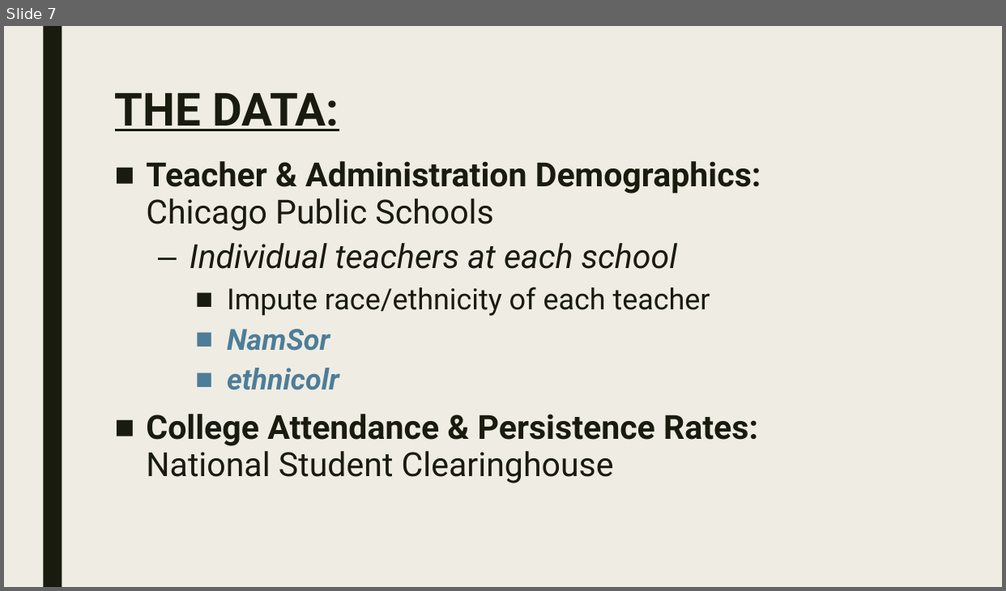
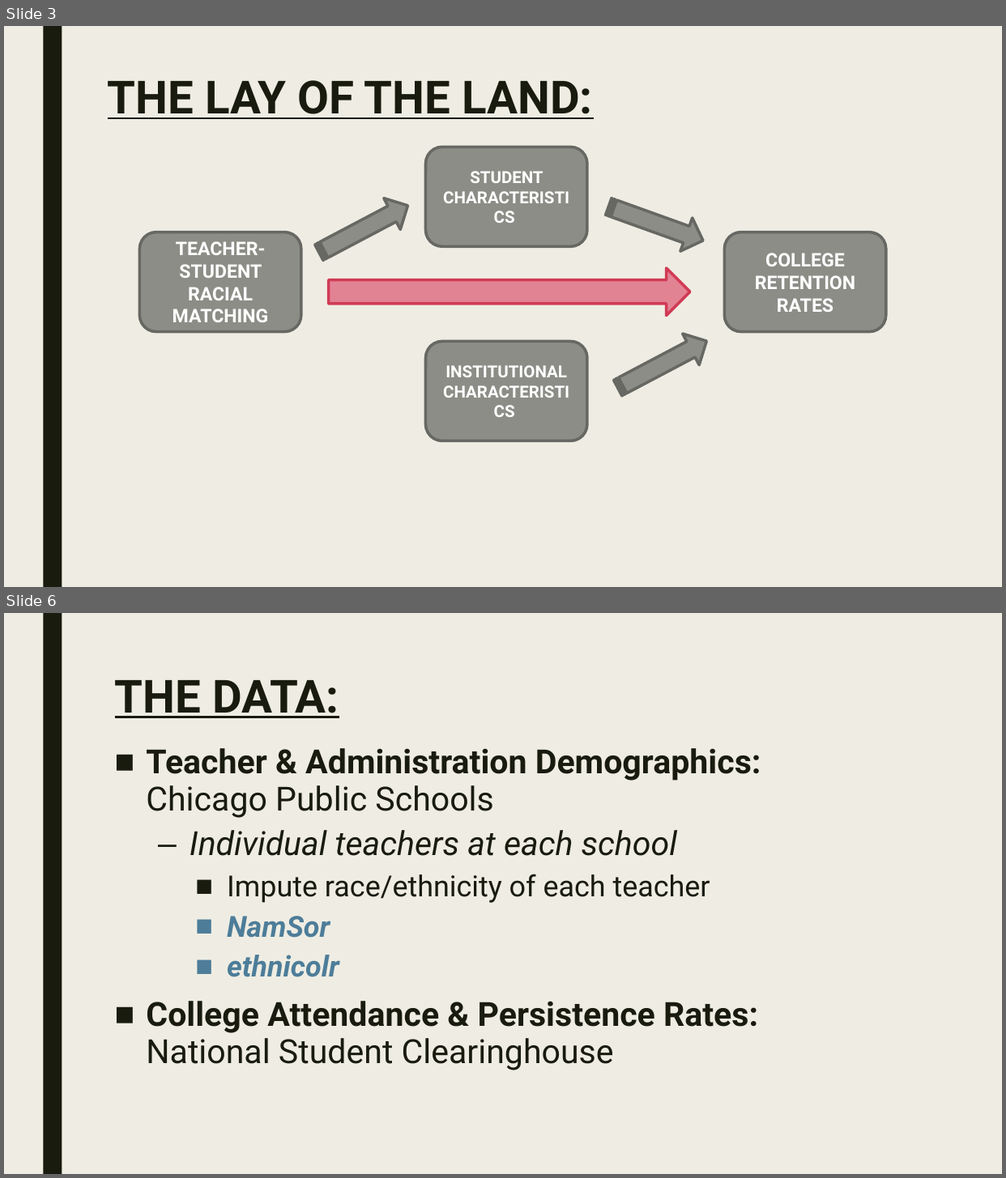
Before and after one commit to Sun-Kev/MACS30200proj, a slide deck: Proposal/proposal_slides.pptx. Shown one above the other, each under a label of ours: slide 7 before the commit, slides 3 and 6 after it; the slides between them are not shown. The pictures are 1006x591 and 1006x1178 pixels, drawn with LibreOffice and Linux fonts; fonts in the diff are those of the drawing. Boxes give left, top, right and bottom in pixels: in the first picture for what was removed or moved away, otherwise in the second. Text is boxed around its words. In the diff, an @@ line names an element or a change of style, - is before the commit and + after.

```diff
--- a/Proposal/proposal_slides.pptx
+++ b/Proposal/proposal_slides.pptx
@@ slide 3 added at (4, 26, 1002, 587), background #EFEDE3; not listed: 1 template element that a slide beside it also shows @@
@@ title added at (108, 80, 593, 119), 44 pt, text #191B0E, bold, underline @@
+THE LAY OF THE LAND:
@@ rounded rectangle added at (425, 148, 587, 247), fill #8C8D86, outline #686863 2.75 pt, 16 pt, text #FFFFFF, bold @@
+STUDENT CHARACTERISTICS
@@ striped right arrow added at (311, 190, 416, 268), fill #8C8D86, outline #686863 2.75 pt @@
@@ striped right arrow added at (603, 190, 710, 257), fill #8C8D86, outline #686863 2.75 pt @@
@@ rounded rectangle added at (139, 233, 301, 332), fill #8C8D86, outline #686863 2.75 pt, 18 pt, text #FFFFFF, bold @@
+TEACHER-STUDENT RACIAL MATCHING
@@ rounded rectangle added at (724, 233, 886, 332), fill #8C8D86, outline #686863 2.75 pt, 18 pt, text #FFFFFF, bold @@
+COLLEGE RETENTION RATES
@@ right arrow added at (329, 268, 691, 316), fill #E28394, outline #D13B56 2.75 pt @@
@@ striped right arrow added at (609, 326, 714, 403), fill #8C8D86, outline #686863 2.75 pt @@
@@ rounded rectangle added at (425, 342, 587, 442), fill #8C8D86, outline #686863 2.75 pt, 16 pt, text #FFFFFF, bold @@
+INSTITUTIONAL CHARACTERISTICS
@@ what was slide 7 is now slide 6 @@
```
Also in this commit, not shown: 5 slides changed, 1 other slide added, 3 slides removed.
